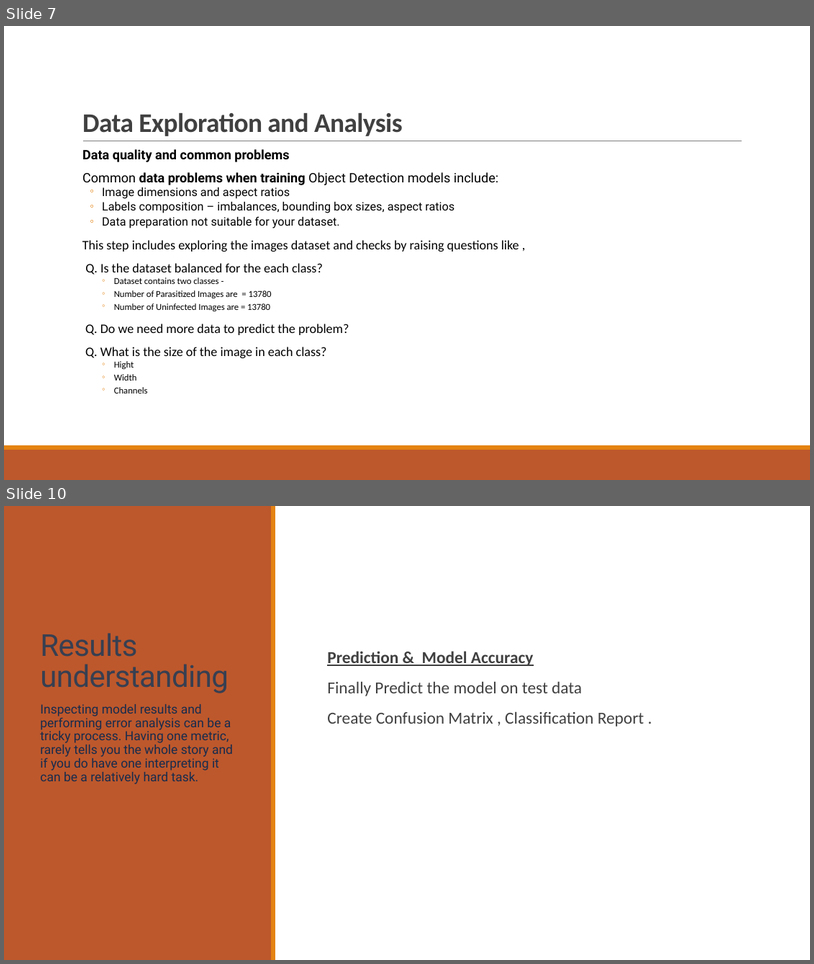
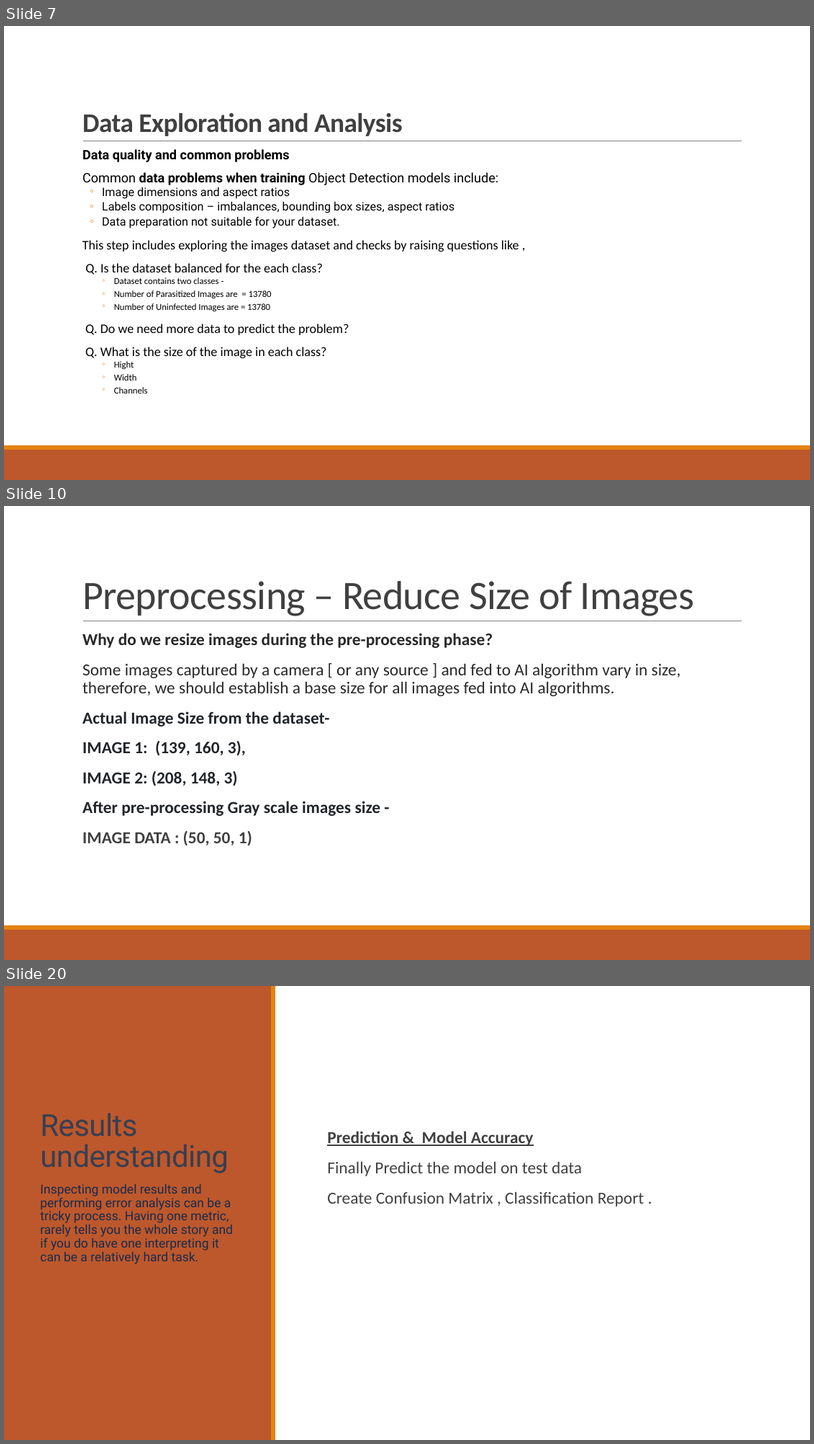
Before and after one commit to SANDIP79190219/Deep-Learning, a slide deck: Capstone Project 2.pptx. Shown one above the other, each under a label of ours: slides 7 and 10 before the commit, slides 7, 10 and 20 after it; the slides between them are not shown. The pictures are 814x964 and 814x1444 pixels, drawn with LibreOffice and Linux fonts; fonts in the diff are those of the drawing. Boxes give left, top, right and bottom in pixels: in the first picture for what was removed or moved away, otherwise in the second. Text is boxed around its words. In the diff, an @@ line names an element or a change of style, - is before the commit and + after.

```diff
--- a/Capstone Project 2.pptx
+++ b/Capstone Project 2.pptx
@@ slide 10 added at bbox=[4, 506, 810, 960], background #FFFFFF; not listed: 3 template elements that a slide beside it also shows @@
@@ title added at bbox=[82, 581, 694, 616], 48 pt, text #404040 @@
+Preprocessing – Reduce Size of Images
@@ text added at bbox=[82, 633, 682, 846], 20 pt, text #292929, bold @@
+  Why do we resize images during the pre-processing phase?
+  Some images captured by a camera [ or any source ] and fed to AI algorithm vary in size, therefore, we should establish a base size for all images fed into AI algorithms.
+  Actual Image Size from the dataset-
+  IMAGE 1: (139, 160, 3),
+  IMAGE 2: (208, 148, 3)
+  After pre-processing Gray scale images size -
+  IMAGE DATA : (50, 50, 1)
@@ what was slide 10 is now slide 20 @@
```
Also in this commit, not shown: 2 slides changed, 9 other slides added, 4 other files.
